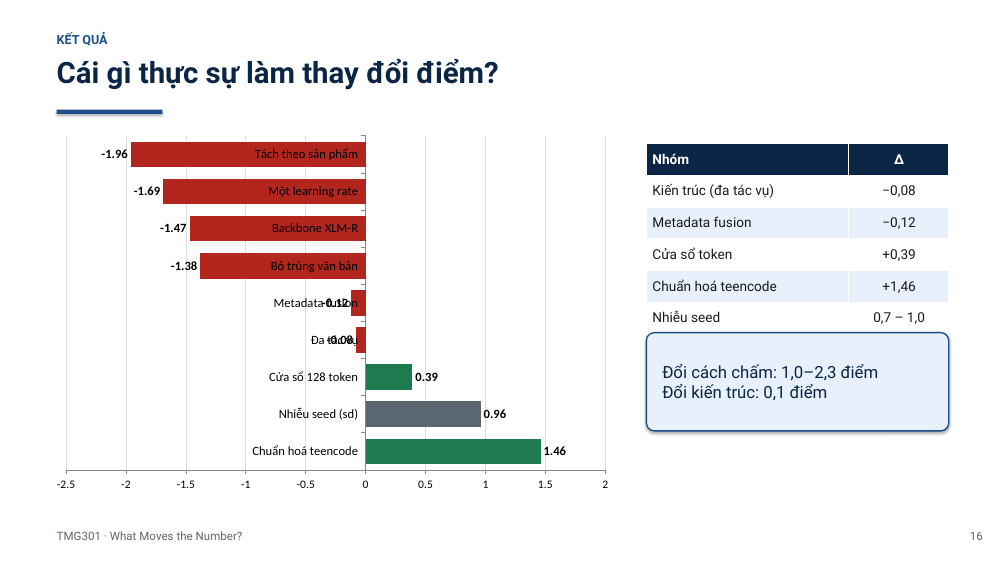
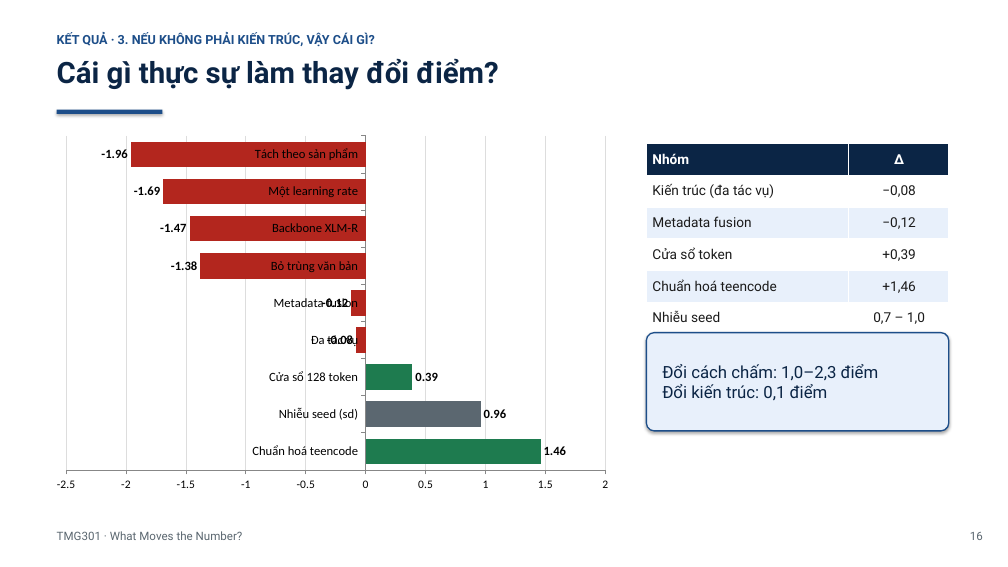
Before and after one commit to PhanBaSongToan/what-moves-the-number, a slide deck: slide 17 of slides/TMG301_What_Moves_the_Number.pptx. Drawn at 1008x567 pixels with LibreOffice and Linux fonts; fonts in the diff are those of the drawing. Boxes give left, top, right and bottom in pixels: in the first picture for what was removed or moved away, otherwise in the second. Text is boxed around its words. In the diff, an @@ line names an element or a change of style, - is before the commit and + after.

Commit message:
Deck: number the guiding question on every results slide
Each slide now carries 'Kết quả · 3. Nếu không phải kiến trúc, vậy cái gì?'
so the thread from reproduction to limitation is visible on the slide itself.

```diff
--- a/slides/TMG301_What_Moves_the_Number.pptx
+++ b/slides/TMG301_What_Moves_the_Number.pptx
@@ text at <box>57,32,375,46</box>: text changed @@
-KẾT QUẢ
+KẾT QUẢ · 3. NẾU KHÔNG PHẢI KIẾN TRÚC, VẬY CÁI GÌ?
```
Also in this commit, not shown: 10 other slides changed, 1 other file.
